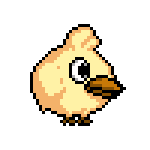
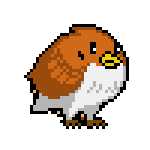
Layers edited between the first and the second 150x150 image:
added group "Bird2" with 7 layers above "레이어 12" over <box>24,24,129,129</box>
added group "그룹 4" with 2 layers in group "Bird2" over <box>24,24,129,129</box>
added layer "레이어 13" in group "그룹 4" over <box>90,42,123,69</box>
added layer "레이어 14" in group "그룹 4" over <box>24,24,129,129</box>
added group "그룹 5" with 3 layers in group "Bird2" over <box>27,27,126,126</box>
added layer "레이어 16" in group "그룹 5" over <box>102,54,120,66</box>
added layer "레이어 17" in group "그룹 5" over <box>48,48,117,126</box>
added layer "레이어 15" in group "그룹 5" over <box>27,27,126,120</box>
renamed "레이어 2" to "레이어 12", hid it, opacity 21% → 22%, painted on it over <box>27,27,126,126</box>
added group "Bird1" with 11 layers above "배경" over <box>30,24,126,126</box>
moved "그룹 2" into group "Bird1" over <box>30,24,126,126</box>
moved "그룹 1" into group "Bird1" over <box>33,27,123,123</box>
hid "배경" over <box>24,24,129,129</box>
